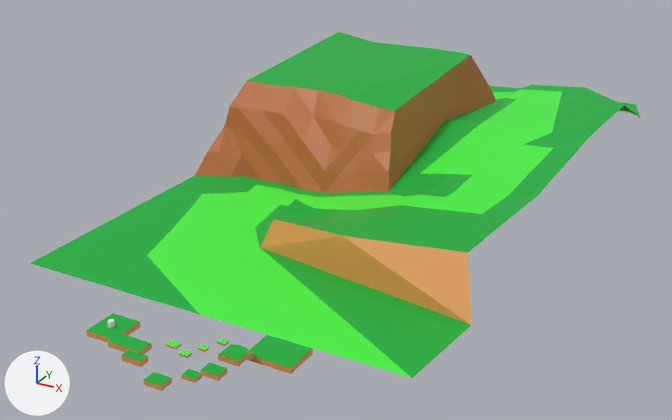
An edit to the Blender file public/assets/blend/world/Level2World.blend, drawn before and after from the same camera.
Rendered twice from a camera (50 mm lens) standing at (96.1, -98.4, 79.0) and looking at (4.9, 67.5, -4.0). The lights are fixed; the arrows at lower left show +X, +Y and +Z.

Objects in the first picture: 'Platforms', 'Terrain'.
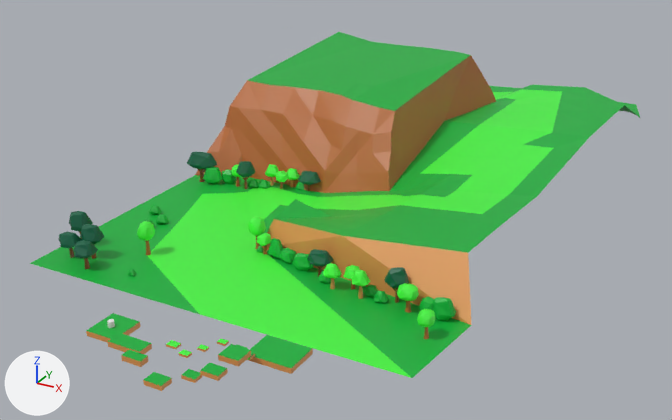
What changed in the scene script:
```text
Add ob_tree:
    ob_tree = bpy.data.objects.new('tree', me_circle_014)  # 74 vertices, 106 faces; spans x 45.12..47.85, y 20.1..23.46, z 0.0..5.0; in mat_hept32 (picture img_hept32_8x_png)
    ob_tree.location = (0.0, 0.0, 0.0)
Add ob_trunk_3_010:
    ob_trunk_3_010 = bpy.data.objects.new('Trunk_3.010', me_circle_025)  # 43 vertices, 60 faces, 1 loose edge; spans x -28.34..-23.29, y 19.46..22.85, z 0.0..7.2; in mat_hept32 (picture img_hept32_8x_png)
    ob_trunk_3_010.location = (0.0, 0.0, 0.0)
Add ob_trunk_3_009:
    ob_trunk_3_009 = bpy.data.objects.new('Trunk_3.009', me_circle_024)  # 70 vertices, 94 faces; spans x -22.62..-17.57, y 16.31..19.72, z 0.01..6.86; in mat_hept32 (picture img_hept32_8x_png)
    ob_trunk_3_009.location = (0.0, 0.0, 0.0)
Add ob_trunk_3_008:
    ob_trunk_3_008 = bpy.data.objects.new('Trunk_3.008', me_circle_023)  # 56 vertices, 80 faces; spans x -20.53..-15.88, y 12.18..16.05, z 0.01..5.5; in mat_hept32 (picture img_hept32_8x_png)
    ob_trunk_3_008.location = (0.0, 0.0, 0.0)
Add ob_trunk_3_004:
    ob_trunk_3_004 = bpy.data.objects.new('Trunk_3.004', me_circle_022)  # 36 vertices, 47 faces, 1 loose edge; spans x -26.61..-21.52, y 14.46..17.85, z 0.0..5.18; in mat_hept32 (picture img_hept32_8x_png)
    ob_trunk_3_004.location = (0.0, 0.0, 0.0)
Add ob_shurb_3_012:
    ob_shurb_3_012 = bpy.data.objects.new('Shurb_3.012', me_icosphere_038)  # 21 vertices, 38 faces; spans x -24.21..-21.4, y 38.48..40.92, z -0.02..2.06; in mat_hept32 (picture img_hept32_8x_png)
    ob_shurb_3_012.location = (0.0, 0.0, 0.0)
Add ob_shrub:
    ob_shrub = bpy.data.objects.new('shrub', me_icosphere_037)  # 17 vertices, 30 faces; spans x -19.91..-17.1, y 35.39..37.84, z -0.02..2.01; in mat_hept32 (picture img_hept32_8x_png)
    ob_shrub.location = (0.0, 0.0, 0.0)
Add ob_trunk_1_003:
    ob_trunk_1_003 = bpy.data.objects.new('Trunk_1.003', me_circle_008)  # 74 vertices, 106 faces; spans x -13.43..-10.56, y 22.25..25.77, z -0.01..6.73; in mat_hept32 (picture img_hept32_8x_png)
    ob_trunk_1_003.location = (0.0, 0.0, 0.0)
Add ob_barrier_group_7:
    ob_barrier_group_7 = bpy.data.objects.new('barrier_group_7', me_circle_021)  # 177 vertices, 234 faces; spans x -28.27..-17.47, y 56.84..62.88, z -0.27..7.12; in mat_hept32 (picture img_hept32_8x_png)
    ob_barrier_group_7.location = (0.0, 0.0, 0.0)
Add ob_barrier_group_6_001:
    ob_barrier_group_6_001 = bpy.data.objects.new('barrier_group_6.001', me_circle_020)  # 67 vertices, 92 faces; spans x -15.57..-11.78, y 58.21..61.93, z 0.01..6.63; in mat_hept32 (picture img_hept32_8x_png)
    ob_barrier_group_6_001.location = (0.0, 0.0, 0.0)
Add ob_barrier_group_5_001:
    ob_barrier_group_5_001 = bpy.data.objects.new('barrier_group_5.001', me_circle_019)  # 70 vertices, 94 faces; spans x -2.72..2.27, y 62.79..66.78, z 0.01..5.18; in mat_hept32 (picture img_hept32_8x_png)
    ob_barrier_group_5_001.location = (0.0, 0.0, 0.0)
Add ob_barrier_group_4_001:
    ob_barrier_group_4_001 = bpy.data.objects.new('barrier_group_4.001', me_circle_016)  # 22 vertices, 36 faces; spans x -7.92..-5.16, y 61.83..65.12, z 0.01..4.51; in mat_hept32 (picture img_hept32_8x_png)
    ob_barrier_group_4_001.location = (0.0, 0.0, 0.0)
Add ob_barrier_group_3_001:
    ob_barrier_group_3_001 = bpy.data.objects.new('barrier_group_3.001', me_icosphere_035)  # 112 vertices, 174 faces; spans x -17.83..-9.27, y 59.27..63.65, z -0.02..5.0; in mat_hept32 (picture img_hept32_8x_png)
    ob_barrier_group_3_001.location = (0.0, 0.0, 0.0)
Add ob_barrier_group_2_001:
    ob_barrier_group_2_001 = bpy.data.objects.new('barrier_group_2.001', me_icosphere_032)  # 21 vertices, 38 faces; spans x -4.15..-1.34, y 64.23..66.67, z -0.02..2.06; in mat_hept32 (picture img_hept32_8x_png)
    ob_barrier_group_2_001.location = (0.0, 0.0, 0.0)
Add ob_barrier_group_1_001:
    ob_barrier_group_1_001 = bpy.data.objects.new('barrier_group_1.001', me_icosphere_027)  # 74 vertices, 114 faces; spans x -11.15..-3.18, y 62.73..66.91, z 0.01..5.26; in mat_hept32 (picture img_hept32_8x_png)
    ob_barrier_group_1_001.location = (0.0, 0.0, 0.0)
Add ob_barrier_group_1:
    ob_barrier_group_1 = bpy.data.objects.new('barrier_group_1', me_circle_007)  # 135 vertices, 211 faces; spans x 3.41..14.66, y 32.8..37.45, z -0.25..6.73; in mat_hept32 (picture img_hept32_8x_png)
    ob_barrier_group_1.location = (0.0, 0.0, 0.0)
Add ob_barrier_group_4:
    ob_barrier_group_4 = bpy.data.objects.new('barrier_group_4', me_icosphere_021)  # 93 vertices, 155 faces; spans x 27.03..36.33, y 27.26..32.26, z -0.02..5.26; in mat_hept32 (picture img_hept32_8x_png)
    ob_barrier_group_4.location = (0.0, 0.0, 0.0)
Add ob_barrier_group_3:
    ob_barrier_group_3 = bpy.data.objects.new('barrier_group_3', me_icosphere_022)  # 154 vertices, 235 faces; spans x 14.73..26.86, y 27.84..34.29, z -0.02..5.18; in mat_hept32 (picture img_hept32_8x_png)
    ob_barrier_group_3.location = (0.0, 0.0, 0.0)
Add ob_barrier_group_2:
    ob_barrier_group_2 = bpy.data.objects.new('barrier_group_2', me_icosphere_024)  # 113 vertices, 176 faces; spans x 35.17..48.84, y 27.15..31.83, z -0.27..6.63; in mat_hept32 (picture img_hept32_8x_png)
    ob_barrier_group_2.location = (0.0, 0.0, 0.0)
Add ob_barrier_group_6:
    ob_barrier_group_6 = bpy.data.objects.new('barrier_group_6', me_circle_012)  # 74 vertices, 106 faces; spans x 38.52..42.09, y 26.44..29.81, z 0.0..5.0; in mat_hept32 (picture img_hept32_8x_png)
    ob_barrier_group_6.location = (0.0, 0.0, 0.0)
```

What differs and where, as boxes [x1, y1, x2, y2] in the pictures (672 x 420 px):
'barrier_group_2', added (green): after [384, 267, 456, 320]
'barrier_group_3', added (green): after [292, 249, 342, 289]
'barrier_group_1', added (green): after [248, 216, 296, 263]
'barrier_group_7', added (green): after [187, 152, 237, 184]
'barrier_group_4', added (green): after [344, 265, 389, 303]
'Trunk_3.008', added: after [74, 240, 98, 269]
'barrier_group_6', added: after [397, 283, 419, 313]
'Trunk_3.009', added: after [80, 224, 104, 259]
'Trunk_3.010', added: after [69, 211, 93, 239]
'Trunk_1.003', added: after [137, 221, 155, 255]
'tree', added: after [417, 309, 435, 339]
'Trunk_3.004', added: after [59, 231, 82, 258]
'barrier_group_1.001', added: after [265, 164, 299, 187]
'barrier_group_6.001', added: after [236, 161, 256, 189]
'barrier_group_3.001', added: after [231, 164, 270, 188]
'barrier_group_5.001', added: after [298, 171, 321, 191]
'barrier_group_4.001', added: after [276, 171, 288, 189]
'shrub', added: after [156, 214, 169, 224]
'Shurb_3.012', added: after [149, 205, 162, 215]
'barrier_group_2.001', added: after [295, 182, 304, 190]
